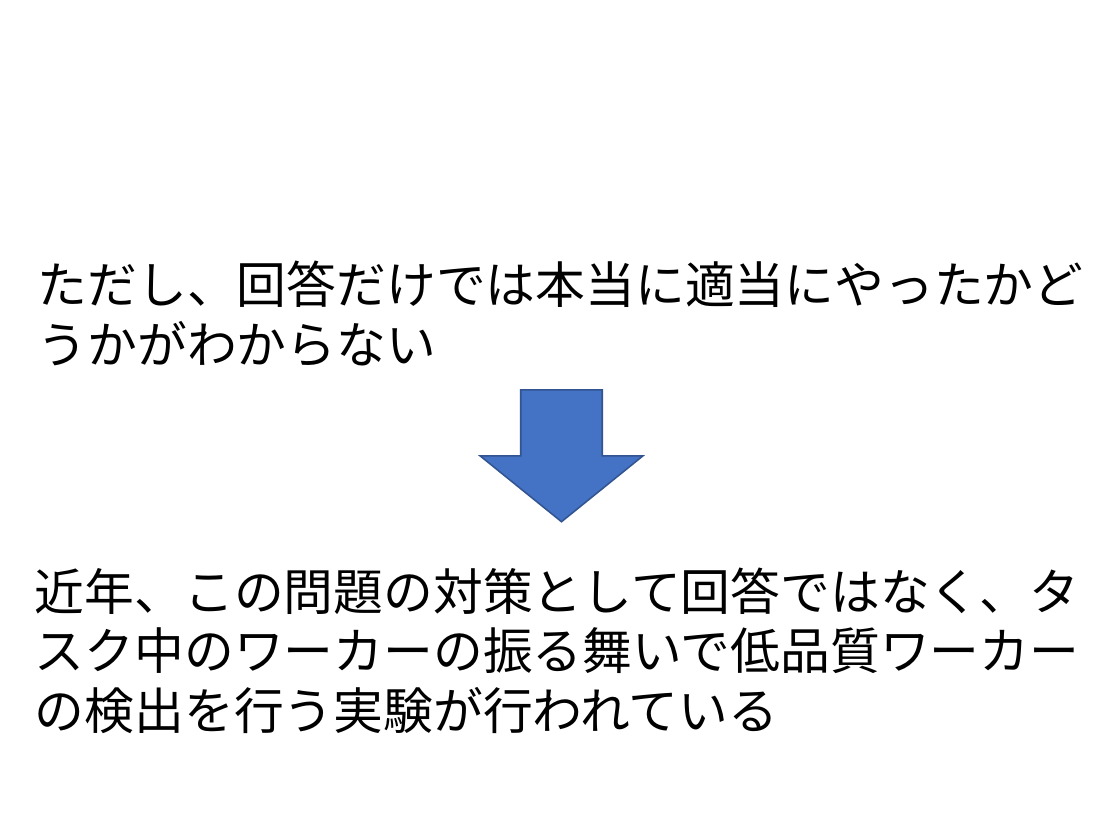
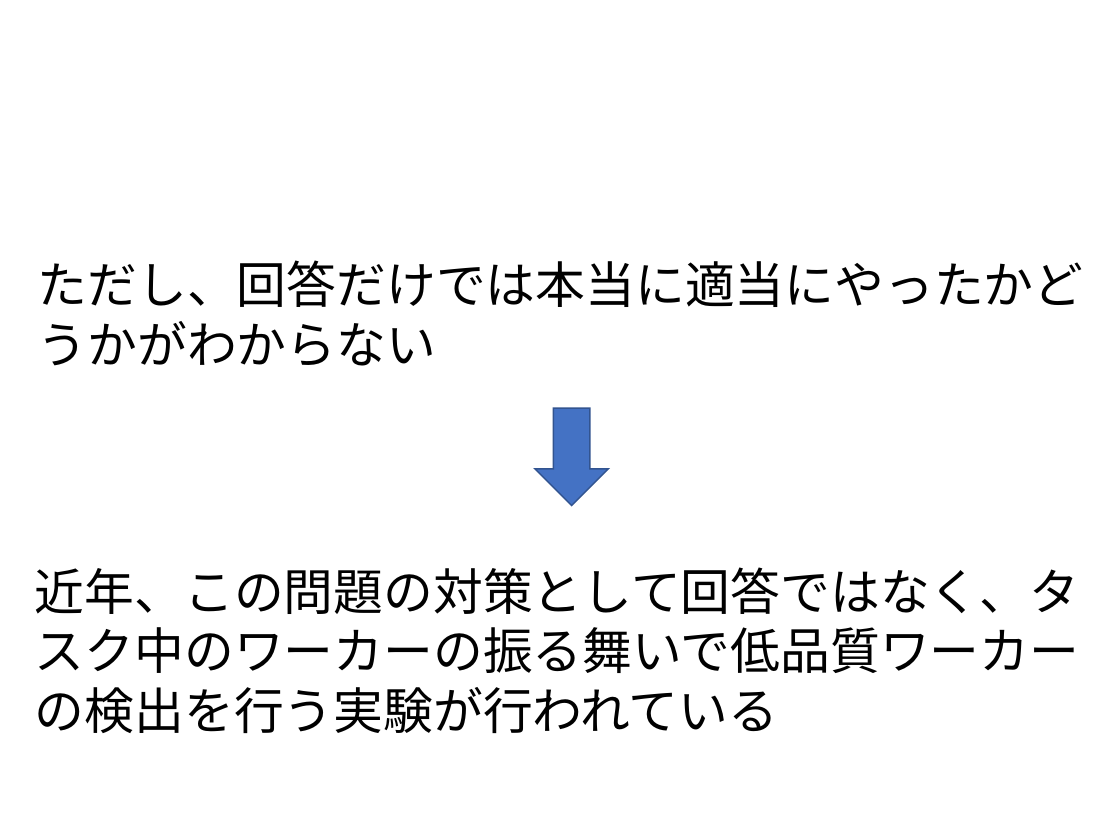
Before and after one commit to tomoya-mikami/task2, a slide deck: slide 4 of slide/presentation.pptx. Drawn at 1120x840 pixels with LibreOffice and Linux fonts; fonts in the diff are those of the drawing; background and template pictures are left out. Boxes give left, top, right and bottom in pixels: in the first picture for what was removed or moved away, otherwise in the second. Text is boxed around its words. In the diff, an @@ line names an element or a change of style, - is before the commit and + after.

```diff
--- a/slide/presentation.pptx
+++ b/slide/presentation.pptx
@@ down arrow: place and size @@
-down arrow at [480,390,644,522]
+down arrow at [535,408,608,505]
```
Also in this commit, not shown: 18 other slides changed, 4 slides added, 1 slide removed, 2 other files.
